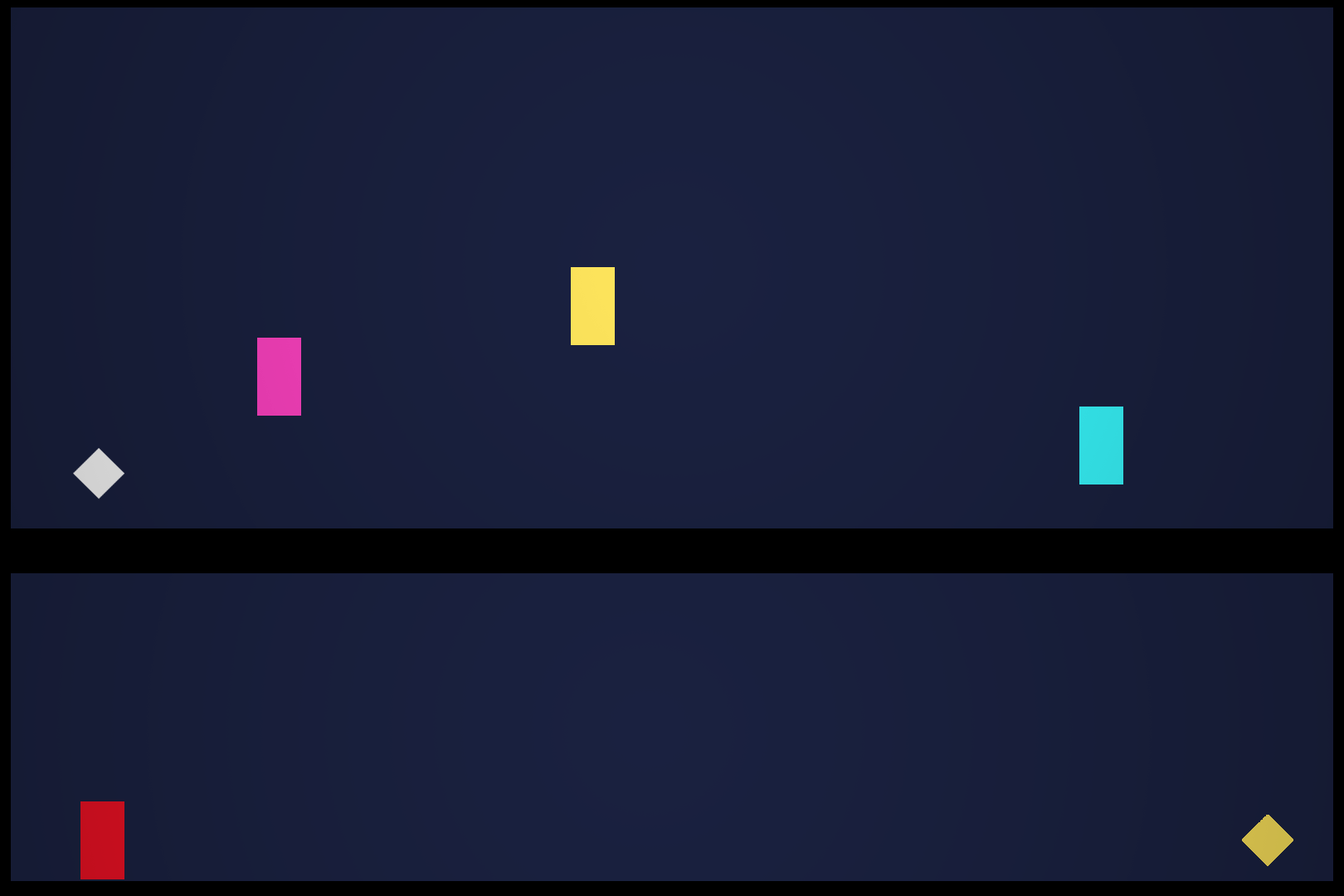
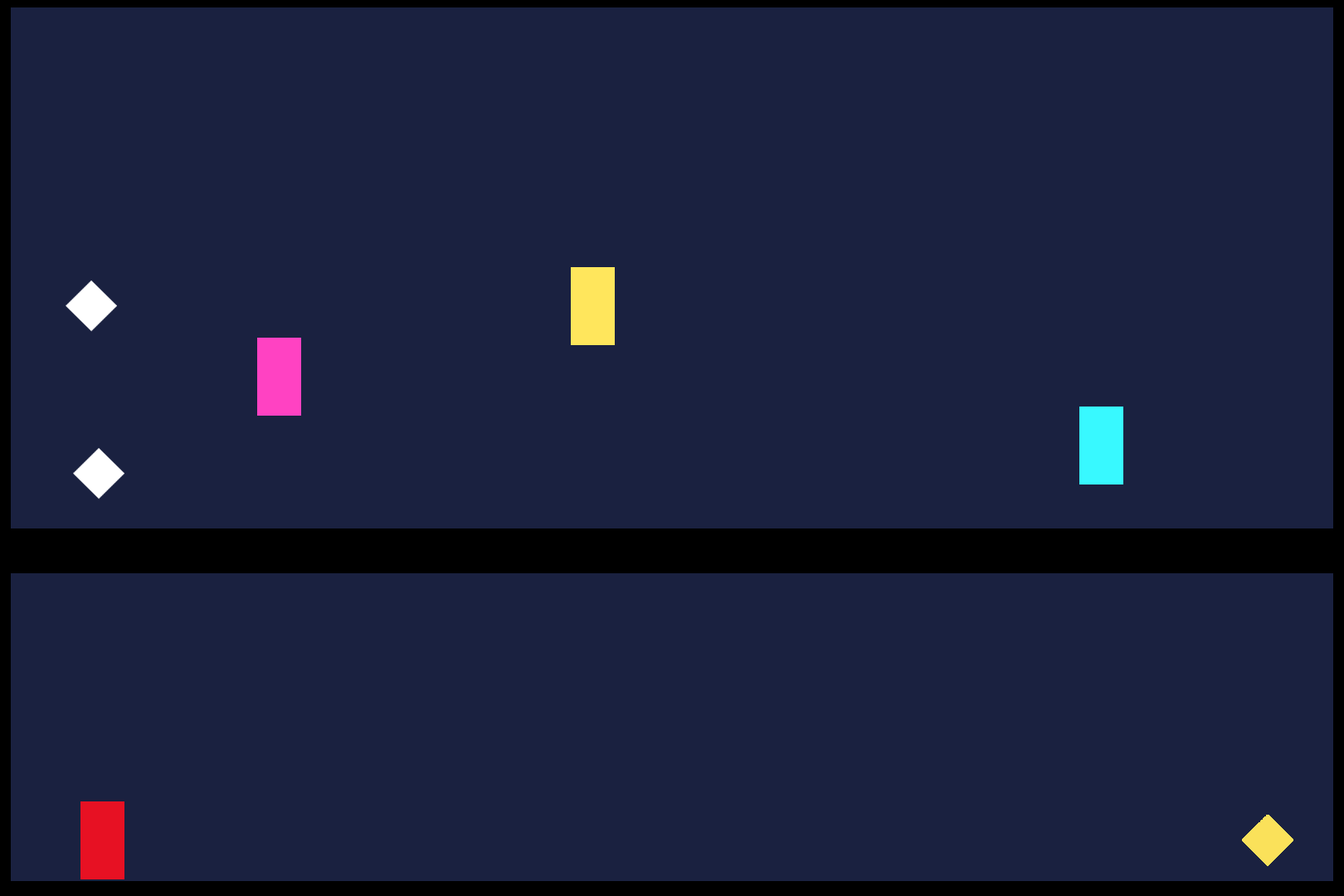
Revision of a layered (1344, 896) image; what changed, layer by layer:
hid "Vignette" over <box>10,7,1333,881</box>
added layer "Win copy 2" above "Win" over <box>65,280,117,332</box>
